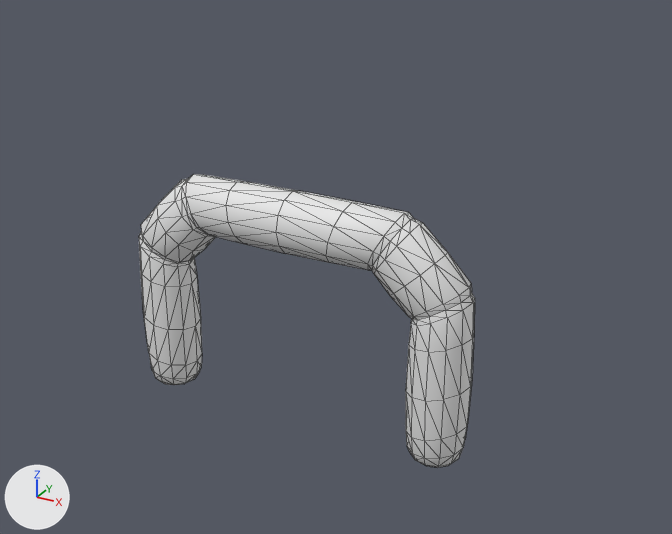
The FBX model Assets/Media/Progs/Platformer_2-Low_Poly/Meshes/checkpoint_003.fbx: old version first, new version second.
One viewpoint serves both versions: a 50 mm lens placed at (11.06, -17.96, 13.43), pointed at (1.01, 0.3, 4.3). The axes (+X, +Y, +Z) are drawn at lower left. The lights are the same throughout. Mesh edges are drawn as thin lines. Where no turn or scale is listed for an object, it has been applied to the vertices.

Script lines for the objects in view, before the commit:
```python
me_mesh = bpy.data.meshes.new('Mesh')
me_mesh.from_pydata(...)  # 348 vertices, 692 faces; spans x -4.75..4.75, y -0.79..0.79, z 0.0..6.17
me_mesh.materials.append(mat_color)  # its picture is missing
ob_checkpoint_003 = bpy.data.objects.new('checkpoint_003', me_mesh)
ob_checkpoint_003.location = (0.0, 0.0, 0.0)
```
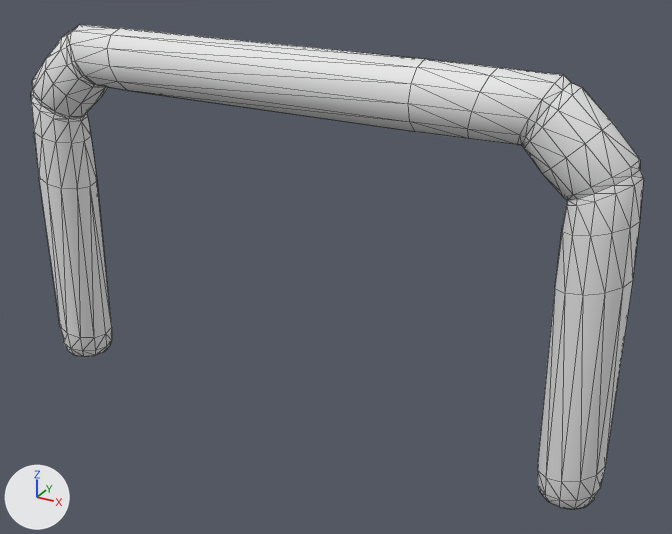
Scene script edits in JSON lines:
```json
{"block": "me_mesh", "where": "me_mesh.from_pydata(...)  # 348 vertices, 692 faces; spans x -4.75..4.75, y -0.79..0.79, z 0.0..6.17"}
{"block": "me_mesh", "where": "# used by ob_checkpoint_003; location = (0.0, 0.0, 0.0)"}
{"block": "me_mesh", "change": "me_mesh part 1: all 48 vertices in x -4.72..-3.21, y -0.76..0.76, z 0.0..1.06 are moved by (-3.29, 0.0, 0.0)"}
{"block": "me_mesh", "change": "me_mesh part 2: all 120 vertices in x -4.75..-1.18, y -0.79..0.79, z 1.79..6.15 are moved by (-3.29, 0.0, 3.45)"}
{"block": "me_mesh", "change": "me_mesh part 3: all 48 vertices in x 3.21..4.72, y -0.76..0.76, z 0.0..1.06 are moved by (3.29, 0.0, 0.0)"}
{"block": "me_mesh", "change": "me_mesh part 4: all 132 vertices in x 0.0..4.75, y -0.79..0.79, z 1.79..6.17 are moved by (3.29, 0.0, 3.45)"}
```

What differs and where, as boxes (x1, y1, x2, y2) in the pictures (672 x 534 px; the box of a moved part takes in the faces that stretch with it):
```json
{"object": "checkpoint_003", "change": "reshaped", "before": [139, 174, 475, 468], "after": [31, 25, 644, 510], "on screen": "82% wider, 65% taller"}
{"part": 1, "of": "me_mesh", "change": "moved or reshaped", "before": [143, 312, 202, 385], "after": [39, 178, 112, 357]}
{"part": 2, "of": "me_mesh", "change": "moved or reshaped", "before": [139, 174, 298, 330], "after": [31, 25, 425, 189]}
{"part": 3, "of": "me_mesh", "change": "moved or reshaped", "before": [406, 382, 472, 468], "after": [537, 281, 633, 510]}
{"part": 4, "of": "me_mesh", "change": "moved or reshaped", "before": [276, 191, 475, 401], "after": [408, 59, 644, 295]}
```
